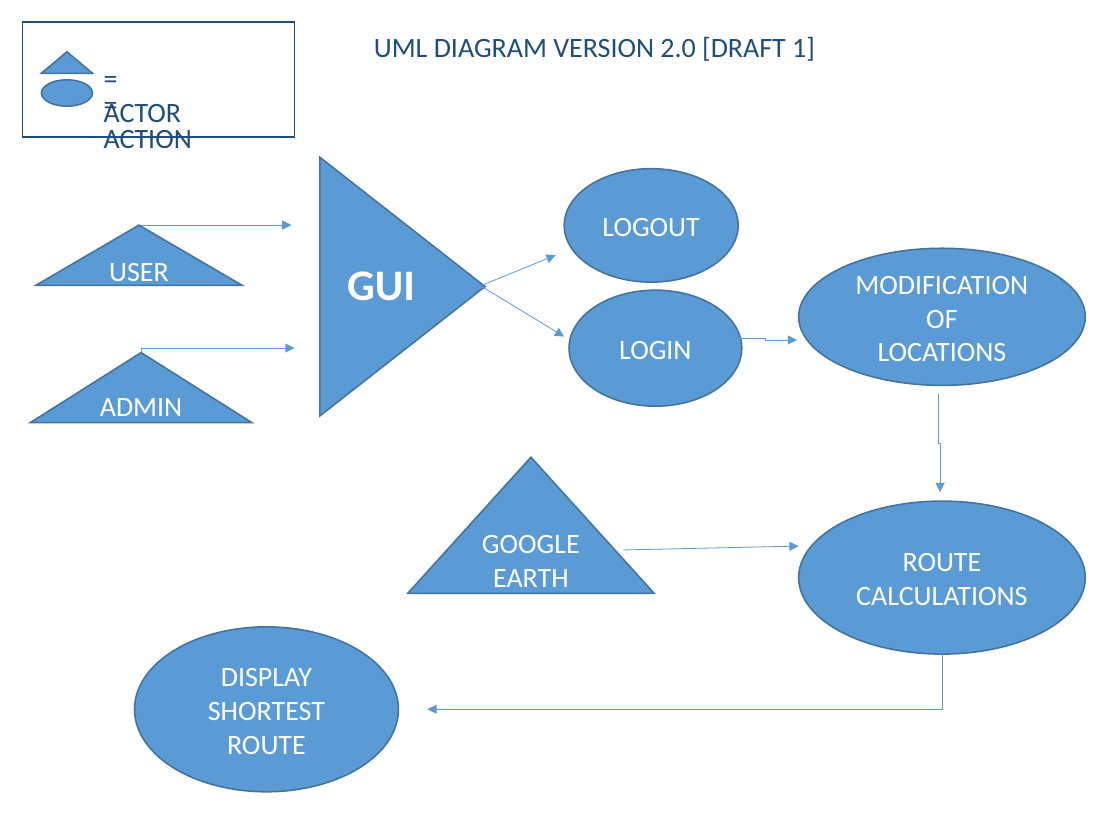
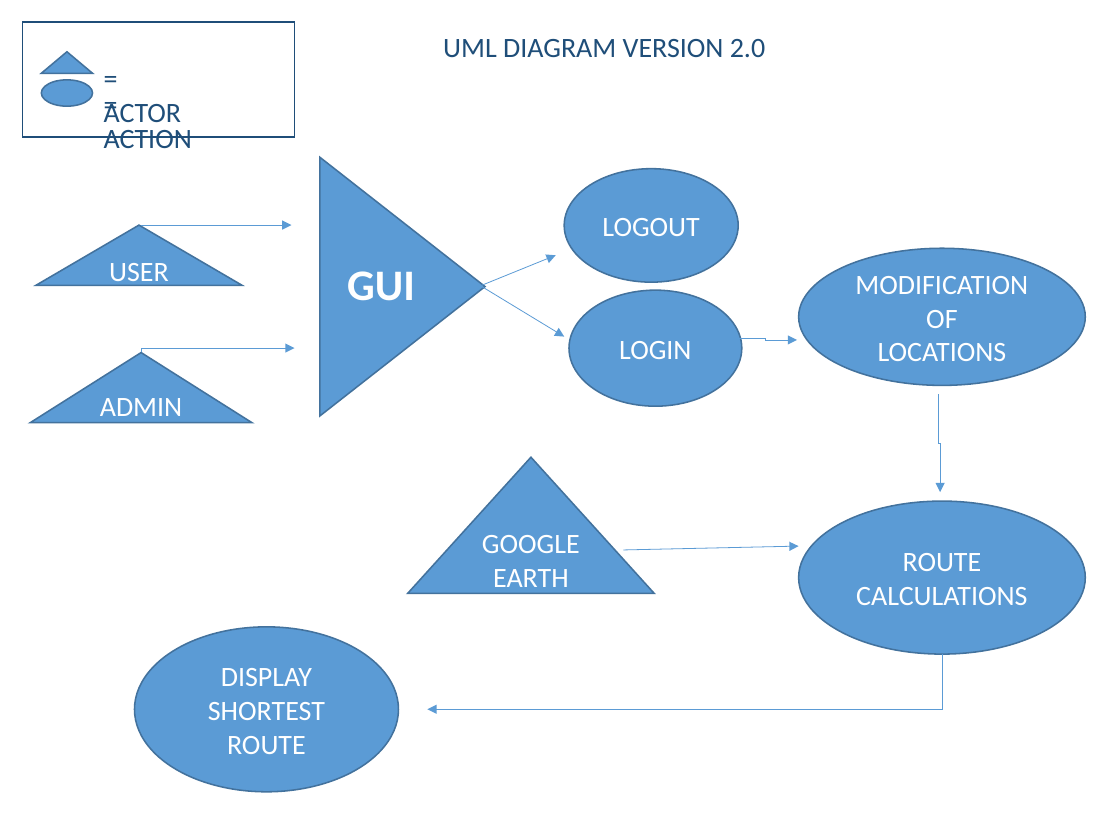
Before and after one commit to chrisp33/UMBC-CMSC_345_TWIX, a slide deck: slide 1 of Documents/Diagrams/UML_Diagram_Version_2 [Draft_in_Progress].pptx. Drawn at 1120x840 pixels with LibreOffice and Linux fonts; fonts in the diff are those of the drawing. Boxes give left, top, right and bottom in pixels: in the first picture for what was removed or moved away, otherwise in the second. Text is boxed around its words. In the diff, an @@ line names an element or a change of style, - is before the commit and + after.

```diff
--- a/Documents/Diagrams/UML_Diagram_Version_2 [Draft_in_Progress].pptx
+++ b/Documents/Diagrams/UML_Diagram_Version_2 [Draft_in_Progress].pptx
@@ text at (443,39,765,57): text changed @@
-UML DIAGRAM VERSION 2.0 [DRAFT 1]
+UML DIAGRAM VERSION 2.0
```
Also in this commit, not shown: 3 other files.
